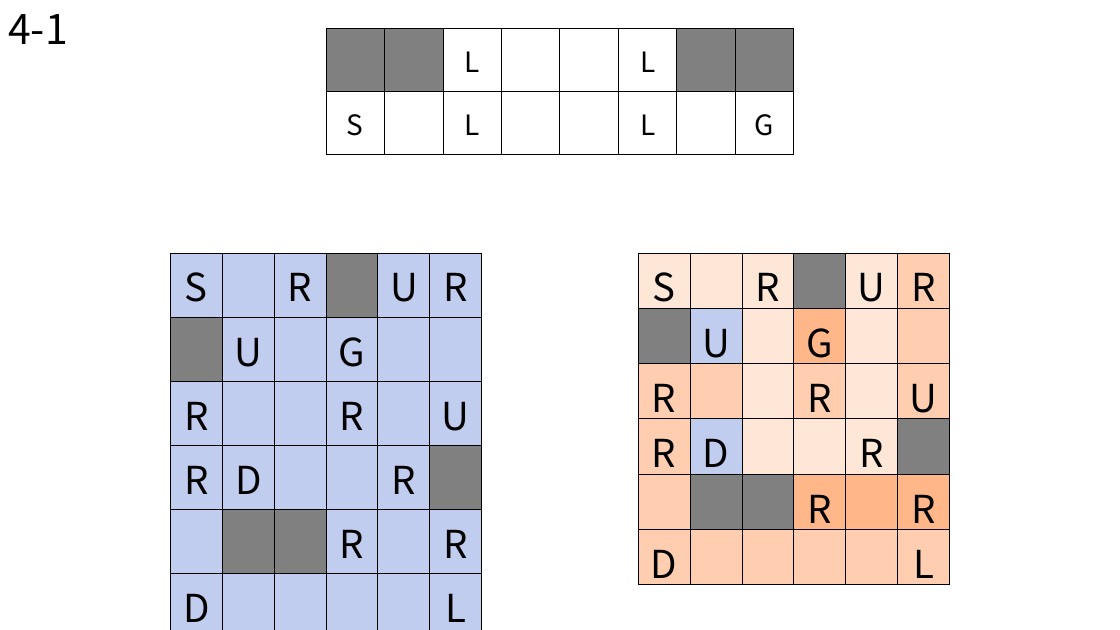
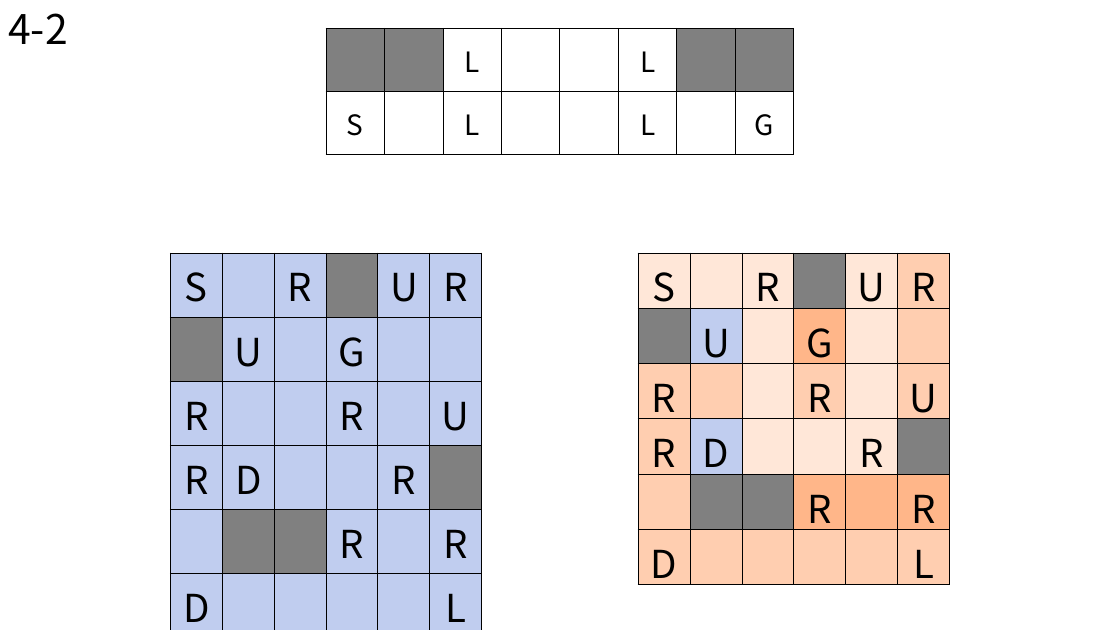
Before and after one commit to BSF0124/Brain-Control, a slide deck: slide 27 of etc/레벨디자인.pptx (slide 26 before the commit). Drawn at 1120x630 pixels with LibreOffice and Linux fonts; fonts in the diff are those of the drawing. Boxes give left, top, right and bottom in pixels: in the first picture for what was removed or moved away, otherwise in the second. Text is boxed around its words. In the diff, an @@ line names an element or a change of style, - is before the commit and + after.

```diff
--- a/etc/레벨디자인.pptx
+++ b/etc/레벨디자인.pptx
@@ text at bbox=[8, 13, 68, 44]: text changed @@
-4-1
+4-2
```
Also in this commit, not shown: 1 other slide changed, 1 slide added, 4 slides removed.
